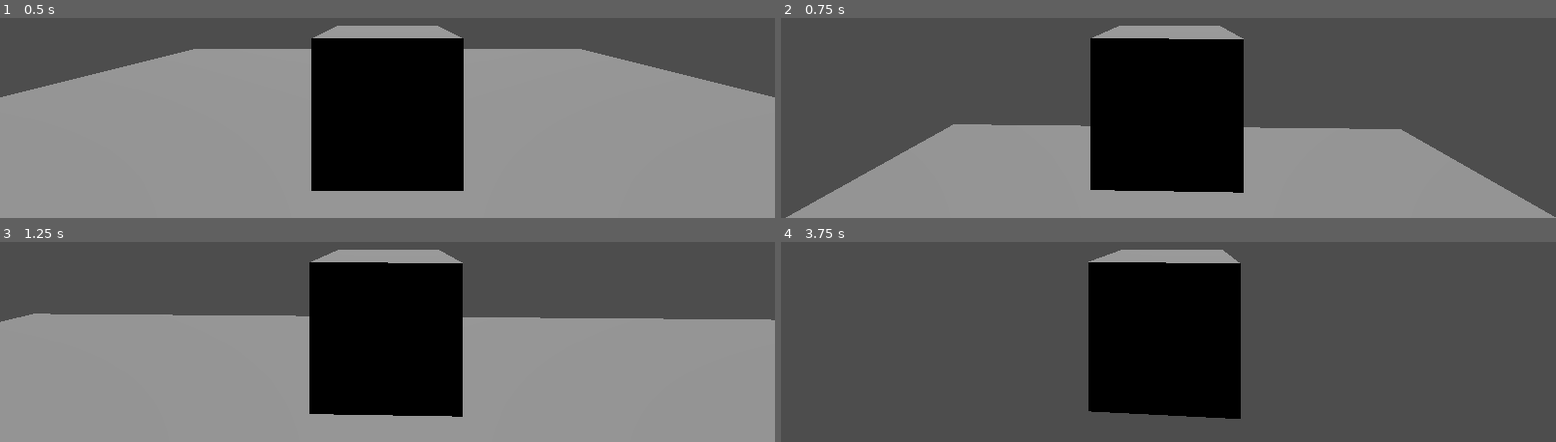
Above: before the commit, frames 1-4 (two rows, left to right).
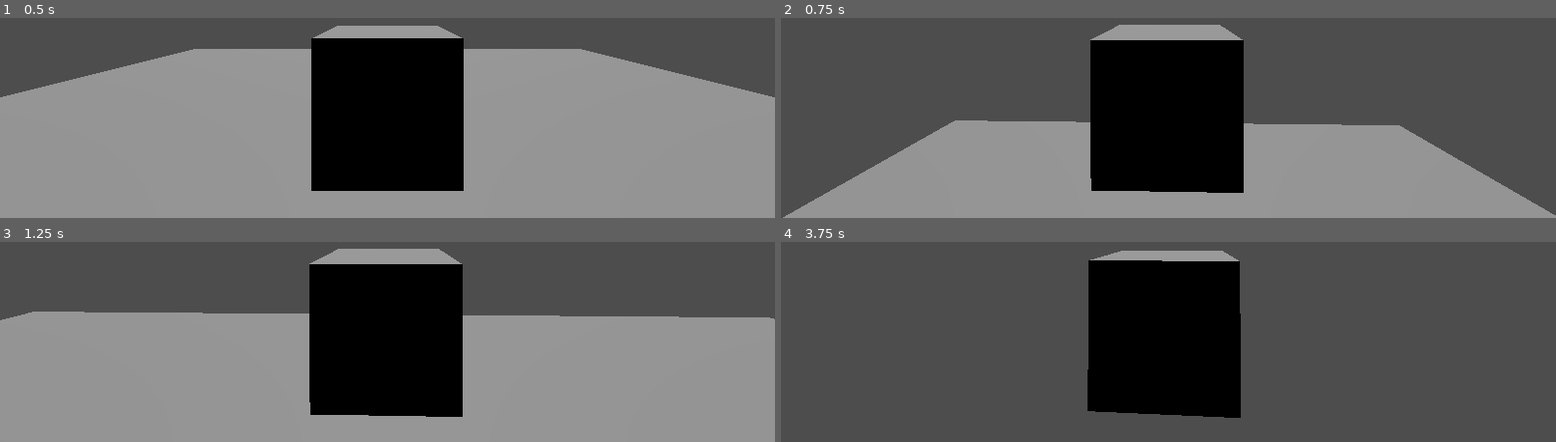
Above: after the commit, the same moments.

Repository: RavenRandomz/cube-extentialis-bossfight
Game: Godot game, scene res://testworld.tscn
Two runs of this game, one before a commit and one after it. Both use one fixed random seed, a clock stepped at 60 frames per second and the inputs below.
Inputs (mouse positions are in pixels of both pictures, inside the frame that each line leads up to):
- Up to frame 1 (0.5 s): no input
- Up to frame 2 (0.75 s): tap Enter (ui_accept) at 0.5 s; move the mouse to (outside the picture) at 0.52 s; hold Up (ui_up) from 0.53 s (still down); hold Shift from 0.53 s (still down); click (outside the picture) at 0.67 s
- Up to frame 3 (1.25 s): keep holding Up (ui_up); keep holding Shift; tap Enter (ui_accept) at 0.77 s
- Up to frame 4 (3.75 s): move the mouse to (outside the picture) at 1.27 s; release Shift at 1.28 s; tap Alt at 1.35, 3.6 s; click (outside the picture) at 1.42 s; tap Enter (ui_accept) at 1.52, 2, 2.75, 3.02, 3.5 s; move the mouse to (outside the picture) at 2.02 s; tap Ctrl at 2.1 s; click (outside the picture) at 2.17 s; move the mouse to (outside the picture) at 2.77 s; release Up (ui_up) at 2.78 s; hold Left (ui_left) 2.78-3.53 s; tap Shift at 2.85 s; click (outside the picture) at 2.92 s; move the mouse to (outside the picture) at 3.52 s; hold Up (ui_up) from 3.53 s (still down); click (outside the picture) at 3.67 s

Frame 1 is identical in both runs. In frame 2, 1.5% of the frame differs, in the area x 0-100%, y 3-100%; in frame 3, 1.1%; in frame 4, 0.4%.

Commit message:
Implement up down camera pivot
Barebones implementation, there is some wonkiness where the
orbit will have a "tilt"

Diff:
--- a/scripts/camera_orbit_center.gd
+++ b/scripts/camera_orbit_center.gd
@@ -1,6 +1,7 @@
 extends Node3D
 
 @export var mouse_rotation_sensitivity:float = .1 #Degrees per pixel
+@export var camera_rotation_max: float = 2
 @export var camera: Camera3D
 
 
@@ -24,3 +25,8 @@
 
 		# Handle orbit motion
 		rotate_object_local(Vector3.UP, camera_rotation.x)
+
+		# Handle camera looking up and down motion
+		rotate_object_local(Vector3.LEFT, camera_rotation.y)
+
+		orthonormalize() # Prevent transform deformation due to frequent changes and floating point error
--- a/testworld.tscn
+++ b/testworld.tscn
@@ -23,8 +23,9 @@
 [node name="MeshInstance3D" type="MeshInstance3D" parent="player"]
 mesh = SubResource("BoxMesh_gn7qv")
 
-[node name="orbitcenter" type="Node3D" parent="player"]
+[node name="orbitcenter" type="Node3D" parent="player" node_paths=PackedStringArray("camera")]
 script = ExtResource("2_ym0jv")
+camera = NodePath("camera")
 
 [node name="camera" type="Camera3D" parent="player/orbitcenter"]
 transform = Transform3D(1, 0, 0, 0, 1, 0, 0, 0, 1, 0, 0.746968, 2.35295)
